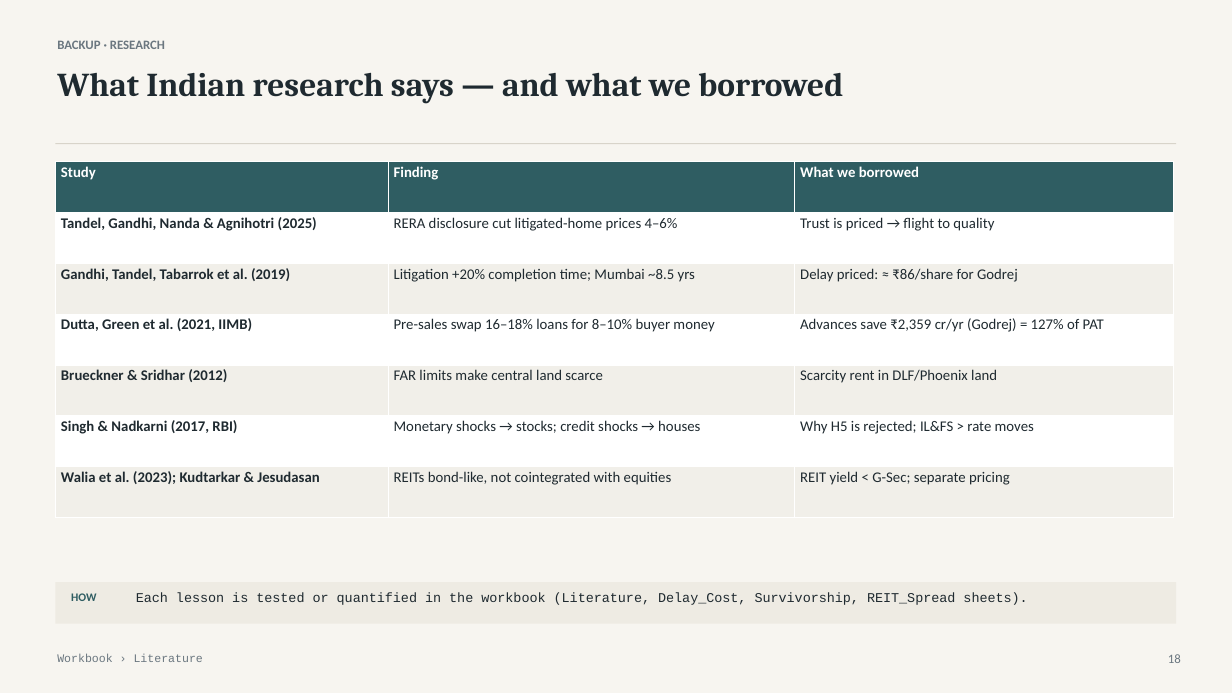
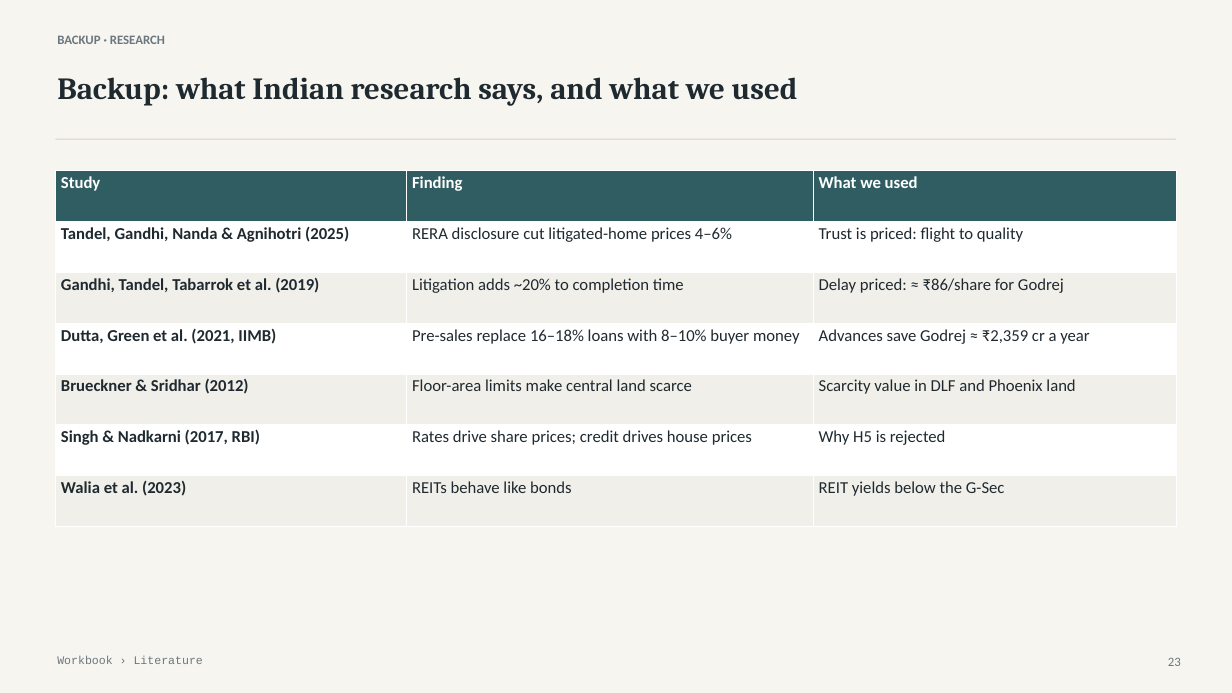
Before and after one commit to atharvaakz/BAAV, a slide deck: slide 23 of reports/ProjectBaav_Group27_Presentation.pptx (slide 18 before the commit). Drawn at 1232x693 pixels with LibreOffice and Linux fonts; fonts in the diff are those of the drawing. Boxes give left, top, right and bottom in pixels: in the first picture for what was removed or moved away, otherwise in the second. Text is boxed around its words. In the diff, an @@ line names an element or a change of style, - is before the commit and + after.

```diff
--- a/reports/ProjectBaav_Group27_Presentation.pptx
+++ b/reports/ProjectBaav_Group27_Presentation.pptx
@@ text "BACKUP · RESEARCH" moved from (x1=57, y1=40, x2=165, y2=49) to (x1=57, y1=35, x2=165, y2=44) @@
@@ text at (x1=57, y1=77, x2=798, y2=106): text changed; size 26 to 24 pt @@
-What Indian research says — and what we borrowed
+Backup: what Indian research says, and what we used
@@ rectangle moved from (x1=55, y1=143, x2=1177, y2=144) to (x1=55, y1=139, x2=1177, y2=140) @@
@@ table at (x1=55, y1=171, x2=1177, y2=527) @@
-row 1, column 3: What we borrowed
+row 1, column 3: What we used
-row 2, column 3: Trust is priced → flight to quality
+row 2, column 3: Trust is priced: flight to quality
-row 3, column 2: Litigation +20% completion time; Mumbai ~8.5 yrs
+row 3, column 2: Litigation adds ~20% to completion time
-row 4, column 2: Pre-sales swap 16–18% loans for 8–10% buyer money
+row 4, column 2: Pre-sales replace 16–18% loans with 8–10% buyer money
-row 4, column 3: Advances save ₹2,359 cr/yr (Godrej) = 127% of PAT
+row 4, column 3: Advances save Godrej ≈ ₹2,359 cr a year
-row 5, column 2: FAR limits make central land scarce
+row 5, column 2: Floor-area limits make central land scarce
-row 5, column 3: Scarcity rent in DLF/Phoenix land
+row 5, column 3: Scarcity value in DLF and Phoenix land
-row 6, column 2: Monetary shocks → stocks; credit shocks → houses
+row 6, column 2: Rates drive share prices; credit drives house prices
-row 6, column 3: Why H5 is rejected; IL&FS > rate moves
+row 6, column 3: Why H5 is rejected
-row 7: Walia et al. (2023); Kudtarkar & Jesudasan | REITs bond-like, not cointegrated with equities | REIT yield < G-Sec; separate pricing
+row 7: Walia et al. (2023) | REITs behave like bonds | REIT yields below the G-Sec
@@ size 11.5 to 13 pt in "Study", "Finding", "Tandel, Gandhi, Nanda & Agnihotri (2025)", "RERA disclosure cut litigated-home prices 4–6%" and 5 more places @@
@@ table moved from (x1=55, y1=162, x2=1174, y2=518) to (x1=55, y1=171, x2=1177, y2=527) @@
@@ rectangle removed at (x1=55, y1=582, x2=1177, y2=624) @@
@@ text removed at (x1=71, y1=593, x2=96, y2=601) @@
-HOW
@@ text removed at (x1=136, y1=592, x2=1027, y2=605) @@
-Each lesson is tested or quantified in the workbook (Literature, Delay_Cost, Survivorship, REIT_Spread sheets).
@@ text removed at (x1=1168, y1=654, x2=1181, y2=663) @@
-18
@@ text added at (x1=1168, y1=658, x2=1181, y2=666), 10 pt, text #6B7780 @@
+23
```
Also in this commit, not shown: 5 other slides changed, 17 slides added, 12 slides removed, 7 other files.
